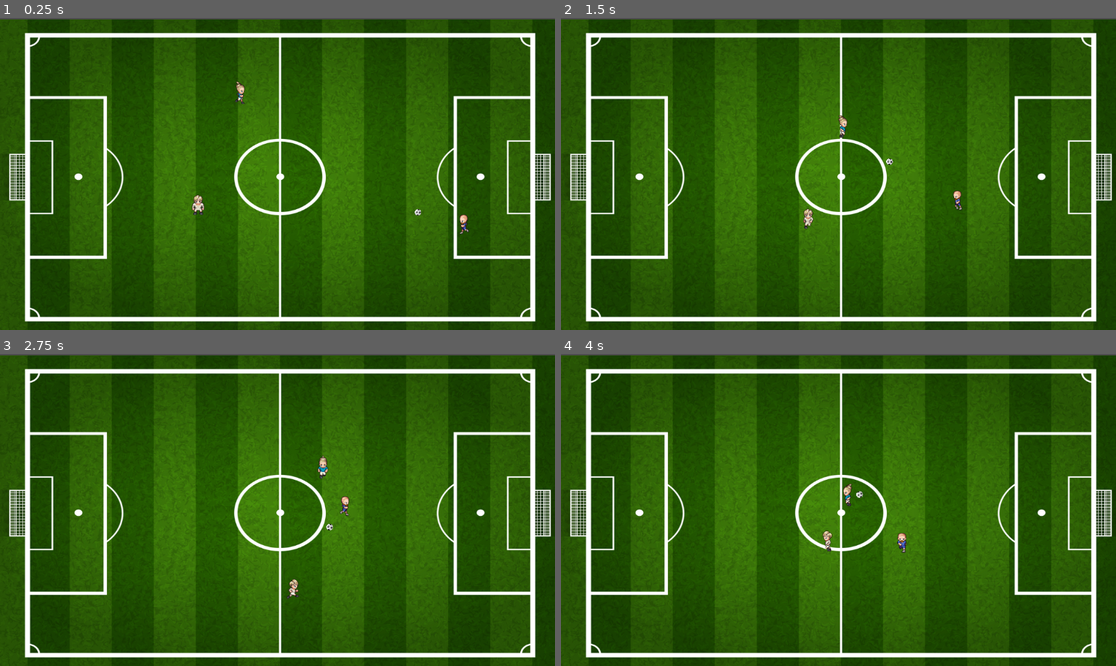
Above: before the commit, frames 1-4 (two rows, left to right).
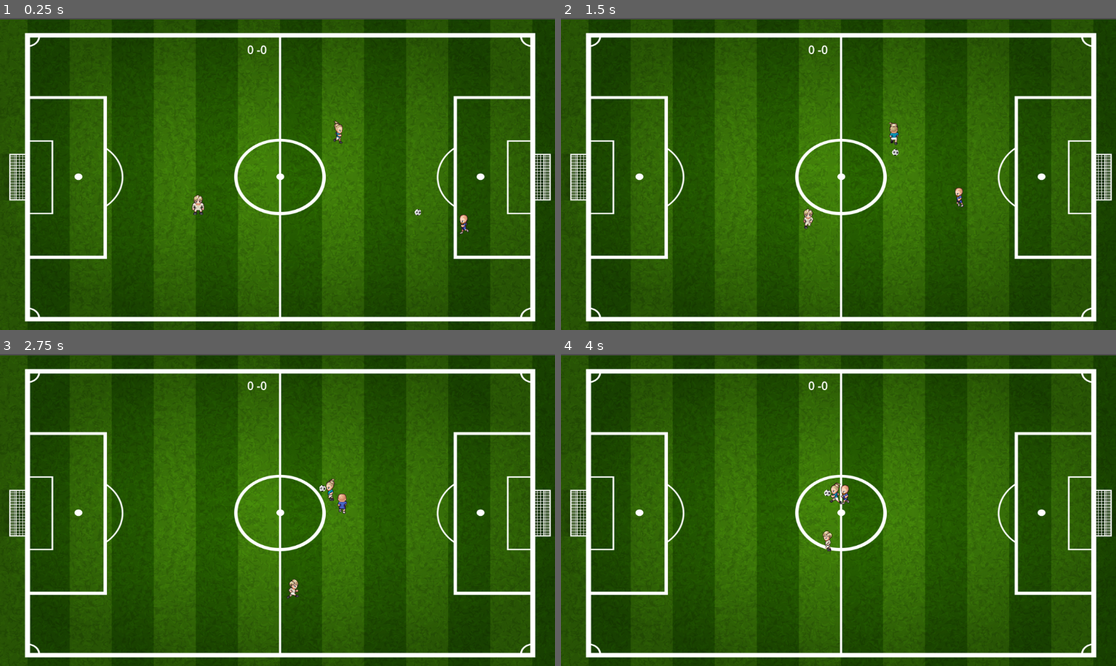
Above: after the commit, the same moments.

Repository: Leiazel/Mini-Football
Game: Godot game, scene res://mundo.tscn
Two runs of this game, one before a commit and one after it. Both use one fixed random seed, a clock stepped at 60 frames per second and the inputs below.
Inputs:
- Up to frame 1 (0.25 s): no input
- Up to frame 2 (1.5 s): hold Right (ui_right) 0.53-1.28 s; tap C (patear) at 0.6, 1.35 s; hold Down (ui_down) from 1.28 s (still down)
- Up to frame 3 (2.75 s): release Down (ui_down) at 2.03 s; hold Right (ui_right) from 2.03 s (still down); tap C (patear) at 2.1 s
- Up to frame 4 (4 s): release Right (ui_right) at 2.78 s; hold Up (ui_up) 2.78-3.53 s; tap C (patear) at 2.85, 3.6 s; hold Left (ui_left) from 3.53 s (still down)

The runs differ from the first frame. In frame 1, 0.2% of the frame differs, in the area x 42-62%, y 8-41%; in frame 2, 0.4%; in frame 3, 0.4%, in the area x 44-63%, y 8-57%; in frame 4, 0.4%.

Commit message:
primera version marcador

Diff:
--- a/Players/HaalandScript.gd
+++ b/Players/HaalandScript.gd
@@ -51,16 +51,14 @@
 
 	# 3. Si el compañero tiene la pelota → desmarcarse hacia adelante
 	if compañero_cerca:
-		estoy_estorbando = false
-	# Punto intermedio: 40% del camino entre la pelota y el arco
-		var punto_intermedio = pos_pelota + (pos_arco - pos_pelota) * 0.4
-		var dir_objetivo = (punto_intermedio - global_position).normalized()
-		direccion = direccion.lerp(dir_objetivo, 0.10)
-		velocity = direccion * velocidad_normal * 0.8
-		move_and_slide()
-		if timer_anim_pateo <= 0.0:
-			actualizar_animaciones()
-		return
+			var punto_intermedio = pos_pelota + (pos_arco - pos_pelota) * 0.4
+			var dir_compañero = (punto_intermedio - global_position).normalized()  # ← nombre distinto
+			direccion = direccion.lerp(dir_compañero, 0.10)
+			velocity = direccion * velocidad_normal * 0.8
+			move_and_slide()
+			if timer_anim_pateo <= 0.0:
+				actualizar_animaciones()
+			return
 
 	# 4. TRANSICIONES DE ESTADO
 	match estado:
--- /dev/null
+++ b/Resources/marcador.gd
@@ -0,0 +1,36 @@
+extends Node
+
+var goles_local = 0
+var goles_visitante = 0
+
+func _ready():
+	# Conectar las dos porterías
+	var porteria_i = get_tree().get_root().find_child("Porteria_i", true, false)
+	var porteria_d = get_tree().get_root().find_child("Porteria_d", true, false)
+
+	if porteria_i:
+		porteria_i.gol_anotado.connect(_on_gol_visitante)
+	if porteria_d:
+		porteria_d.gol_anotado.connect(_on_gol_local)
+
+func _on_gol_local():
+	goles_local += 1
+	actualizar_label()
+	resetear_pelota()
+
+func _on_gol_visitante():
+	goles_visitante += 1
+	actualizar_label()
+	resetear_pelota()
+
+func actualizar_label():
+	var label = get_tree().get_root().find_child("Label", true, false)
+	if label:
+		label.text = str(goles_local) + " - " + str(goles_visitante)
+
+func resetear_pelota():
+	var pelota = get_tree().get_root().find_child("Pelota", true, false)
+	if pelota:
+		pelota.linear_velocity = Vector2.ZERO
+		pelota.angular_velocity = 0.0
+		pelota.global_position = Vector2(660, 320)  # ← centro de tu cancha, ajustá
--- a/Resources/porteria.gd
+++ b/Resources/porteria.gd
@@ -4,22 +4,14 @@
 @export var equipo: Equipo = Equipo.LOCAL
 @export var zona_tiro: Marker2D  # Arrastra un Marker2D aquí
 
-signal gol_marcado(equipo)
+signal gol_anotado  # ← esta línea tiene que estar
 
 func _ready():
 	body_entered.connect(_on_body_entered)
 
-	# Cambiar color según equipo (visual)
-	if equipo == Equipo.LOCAL:
-		modulate = Color(1, 0.5, 0.5)  # Rojizo
-	else:
-		modulate = Color(0.5, 0.5, 1)  # Azulado
-
 func _on_body_entered(body: Node2D):
-	if body.name == "Pelota" or (body is RigidBody2D and body.get_class() == "RigidBody2D"):
-		print("⚽ ¡GOL! Gol del equipo ", "LOCAL" if equipo == Equipo.LOCAL else "VISITANTE")
-		gol_marcado.emit(equipo)
-
+	if body.name == "Pelota":
+		gol_anotado.emit()
 		# Reiniciar pelota
 		reset_pelota(body)
 
@@ -27,5 +19,5 @@
 	pelota.linear_velocity = Vector2.ZERO
 	pelota.angular_velocity = 0
 	# Esperar un momento y colocar en centro
-	await get_tree().create_timer(1.5).timeout
+	await get_tree().create_timer(0.2).timeout
 	pelota.global_position = Vector2(710, 336)  # Centro de pantalla (ajusta)
--- a/mundo.tscn
+++ b/mundo.tscn
@@ -9,6 +9,7 @@
 [ext_resource type="Script" uid="uid://cbvayd0bf0qe3" path="res://Resources/porteria.gd" id="7_2hh7m"]
 [ext_resource type="Script" uid="uid://x6cc7xb71ehc" path="res://Resources/label.gd" id="7_t8jxu"]
 [ext_resource type="PackedScene" uid="uid://c3iuusf65nprr" path="res://Players/Gunnarsson.tscn" id="8_t8jxu"]
+[ext_resource type="Script" uid="uid://bf484ke2x1x1g" path="res://Resources/marcador.gd" id="10_pij3u"]
 
 [sub_resource type="PhysicsMaterial" id="PhysicsMaterial_aou4a"]
 bounce = 0.8
@@ -41,7 +42,7 @@
 texture = ExtResource("1_fw4w5")
 
 [node name="Haaland" parent="." unique_id=875312009 node_paths=PackedStringArray("objetivo", "pelota", "porteria_enemiga", "compañero") instance=ExtResource("3_fw4w5")]
-position = Vector2(596, 114)
+position = Vector2(834, 215)
 script = ExtResource("5_5ckkb")
 objetivo = NodePath("../Bergvall")
 pelota = NodePath("../Pelota")
@@ -94,13 +95,18 @@
 limit_left = -10000001
 
 [node name="Label" type="Label" parent="." unique_id=1882244357]
-offset_right = 40.0
-offset_bottom = 23.0
+offset_left = 618.0
+offset_top = 6.0
+offset_right = 813.0
+offset_bottom = 69.0
+theme_override_font_sizes/font_size = 28
+text = "  0 -0"
 script = ExtResource("7_t8jxu")
 
-[node name="Porteria_i" type="Area2D" parent="." unique_id=1998459035]
+[node name="Porteria_i" type="Area2D" parent="." unique_id=1998459035 node_paths=PackedStringArray("zona_tiro")]
 position = Vector2(74, 337)
 script = ExtResource("7_2hh7m")
+zona_tiro = NodePath("ZonaTiro")
 
 [node name="CollisionShape2D" type="CollisionShape2D" parent="Porteria_i" unique_id=592124522]
 position = Vector2(2, -1)
@@ -108,10 +114,16 @@
 
 [node name="ZonaTiro" type="Marker2D" parent="Porteria_i" unique_id=388168722]
 
-[node name="Porteria_d" type="Area2D" parent="." unique_id=1443521856]
+[node name="Porteria_d" type="Area2D" parent="." unique_id=1443521856 node_paths=PackedStringArray("zona_tiro")]
 position = Vector2(1354, 345)
 script = ExtResource("7_2hh7m")
+zona_tiro = NodePath("ZonaTiroL")
 
 [node name="CollisionShape2D" type="CollisionShape2D" parent="Porteria_d" unique_id=1881219540]
 position = Vector2(-1, -8.5)
 shape = SubResource("RectangleShape2D_pij3u")
+
+[node name="ZonaTiroL" type="Marker2D" parent="Porteria_d" unique_id=1656249010]
+
+[node name="Node" type="Node" parent="." unique_id=1649535801]
+script = ExtResource("10_pij3u")
Not shown, added: Resources/marcador.gd.uid
Not shown, changed: Exports/web/Mini-Football.html
Not shown, changed: Exports/web/Mini-Football.pck
